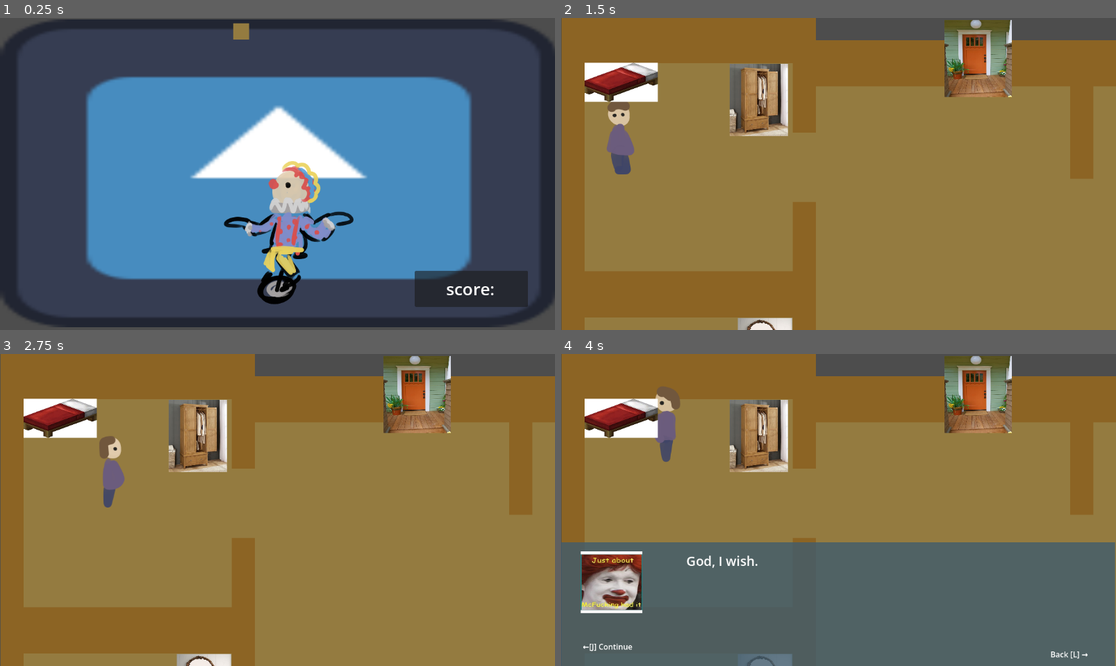
Above: before the commit, frames 1-4 (two rows, left to right).
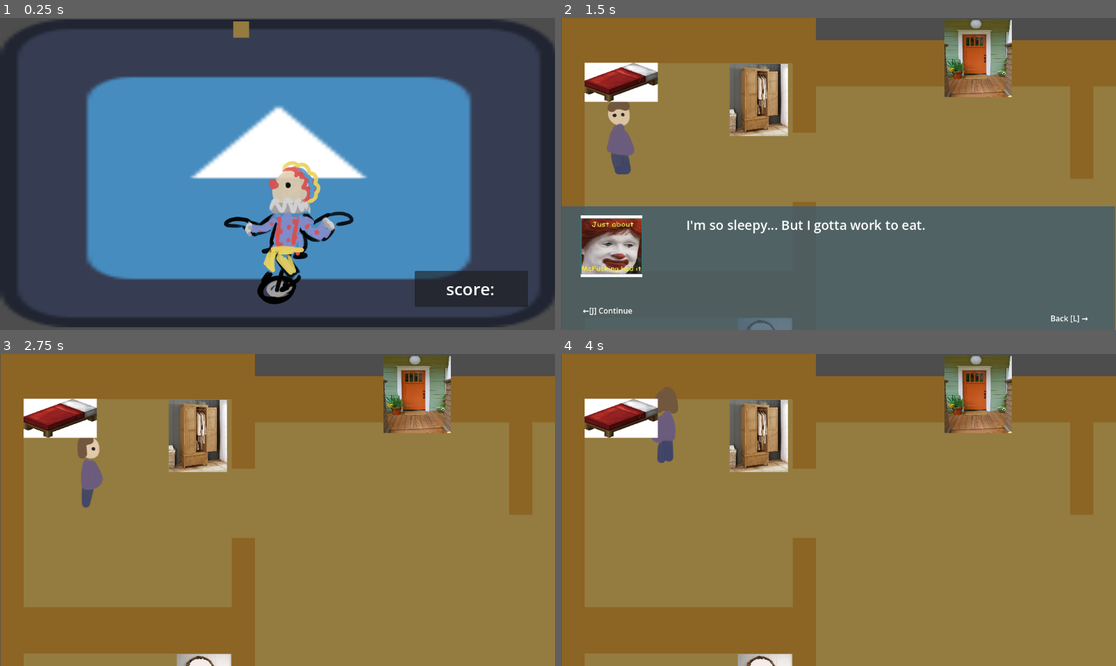
Above: after the commit, the same moments.

Repository: Isabelle1909/JuggleManMania
Game: Godot game, scene res://scenes/juggling_level/juggling_scene.tscn
Two runs of this game, one before a commit and one after it. Both use one fixed random seed, a clock stepped at 60 frames per second and the inputs below. This scene is started directly instead of the project's main scene. The engine's default icon, where the game draws it, is replaced by a stand-in: a white triangle on a blue panel in a dark square.
Inputs:
- Up to frame 1 (0.25 s): no input
- Up to frame 2 (1.5 s): hold D (move_right) 0.53-1.28 s; tap J (interact) at 0.6, 1.35 s; hold L (back) from 1.28 s (still down)
- Up to frame 3 (2.75 s): tap Enter at 2 s; release L (back) at 2.03 s; hold D (move_right) from 2.03 s (still down); tap T (test input 1) at 2.1 s; tap J (interact) at 2.3 s
- Up to frame 4 (4 s): release D (move_right) at 2.78 s; hold Up (ui_up) 2.78-3.53 s; tap J (interact) at 2.85, 3.6 s; hold A (move_left) from 3.53 s (still down)

The runs differ from the first frame. In frame 1, less than 0.1% of the frame differs, in the area x 41-45%, y 1-7%; in frame 2, 40%; in frame 3, 1.3%; in frame 4, 40%, in the area x 0-100%, y 10-100%.

Commit message:
max velocity adjustments

Diff:
--- a/juggle-man-mania-project/scenes/juggling_level/juggling_items/manual_physics_ball.gd
+++ b/juggle-man-mania-project/scenes/juggling_level/juggling_items/manual_physics_ball.gd
@@ -1,13 +1,13 @@
 extends CharacterBody2D
 
-var gravity = Vector2(0,9.0)
+var gravity = Vector2(0,8.5)
 var mass = 0.25
 var vi
 var vf
 var acceleration
 var dis_x
 var dis_y
-var maxV = 3000
+var maxV = 2500
 
 func _ready() -> void:
 	velocity = Vector2(0,-1000)
@@ -21,12 +21,6 @@
 
 func _physics_process(delta: float) -> void:
 	add_gravity(delta)
-	if Input.is_action_just_pressed("interact"):
-		#add_impulse("left")
-		pass
-	elif Input.is_action_just_pressed("back"):
-		#add_impulse("right")
-		pass
 
 func add_impulse(dir,title):
 	print(title)
@@ -44,5 +38,7 @@
 	elif title.contains("late"):
 		velocity.y += -500
 
+	if abs(velocity.y) > abs(maxV):
+		velocity.y = (velocity.y/velocity.y) * maxV
 #make an add impulse for late/early/perfect
 #get it triggered by the juggling
